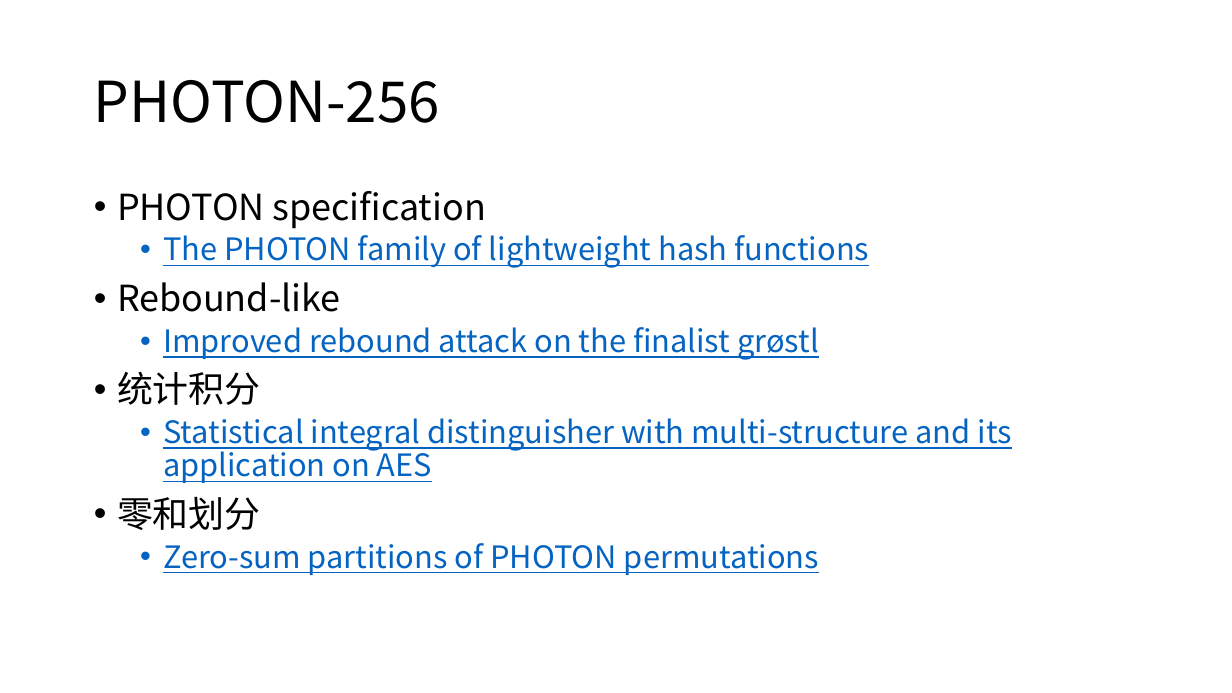
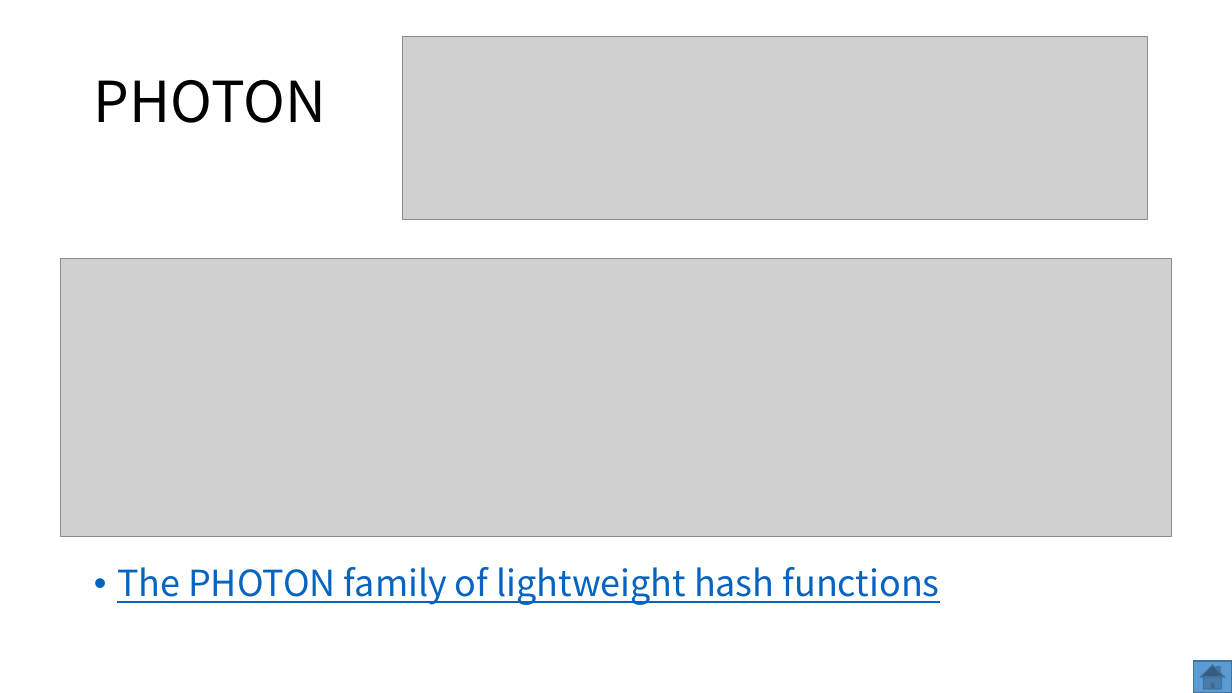
Before and after one commit to dtykira/LWC_finalists, a slide deck: slide 16 of round3.pptx (slide 46 before the commit). Drawn at 1232x693 pixels with LibreOffice and Linux fonts; fonts in the diff are those of the drawing; grey boxes stand for pictures. Boxes give left, top, right and bottom in pixels: in the first picture for what was removed or moved away, otherwise in the second. Text is boxed around its words. In the diff, an @@ line names an element or a change of style, - is before the commit and + after.

```diff
--- a/round3.pptx
+++ b/round3.pptx
@@ picture added at box(403, 37, 1148, 220) @@
@@ title at box(94, 80, 326, 123): text changed @@
-PHOTON-256
+PHOTON
@@ text removed at box(117, 191, 1012, 575) @@
-• PHOTON specification
-  • The PHOTON family of lightweight hash functions
-• Rebound-like
-  • Improved rebound attack on the finalist grøstl
-• 统计积分
-  • Statistical integral distinguisher with multi-structure and its application on AES
-• 零和划分
-  • Zero-sum partitions of PHOTON permutations
@@ picture added at box(61, 258, 1172, 536) @@
@@ text added at box(117, 567, 940, 605), 28 pt, text #0563C1, underline @@
+• The PHOTON family of lightweight hash functions
@@ action button home added at box(1193, 661, 1232, 693), fill #5B9BD5, outline #43739E 1 pt @@
```
Also in this commit, not shown: 24 other slides changed, 6 slides added, 10 slides removed, 3 other files.
